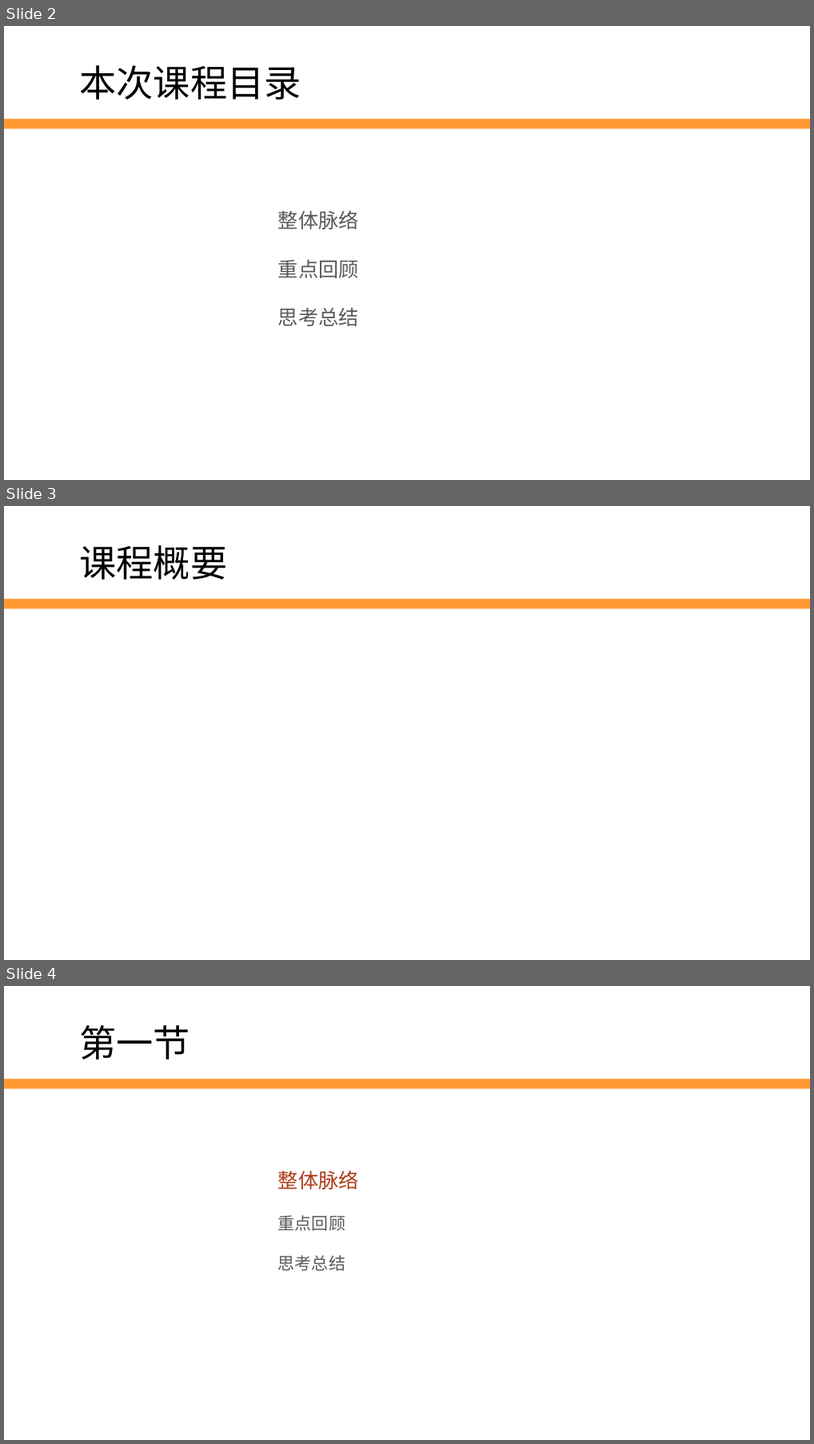
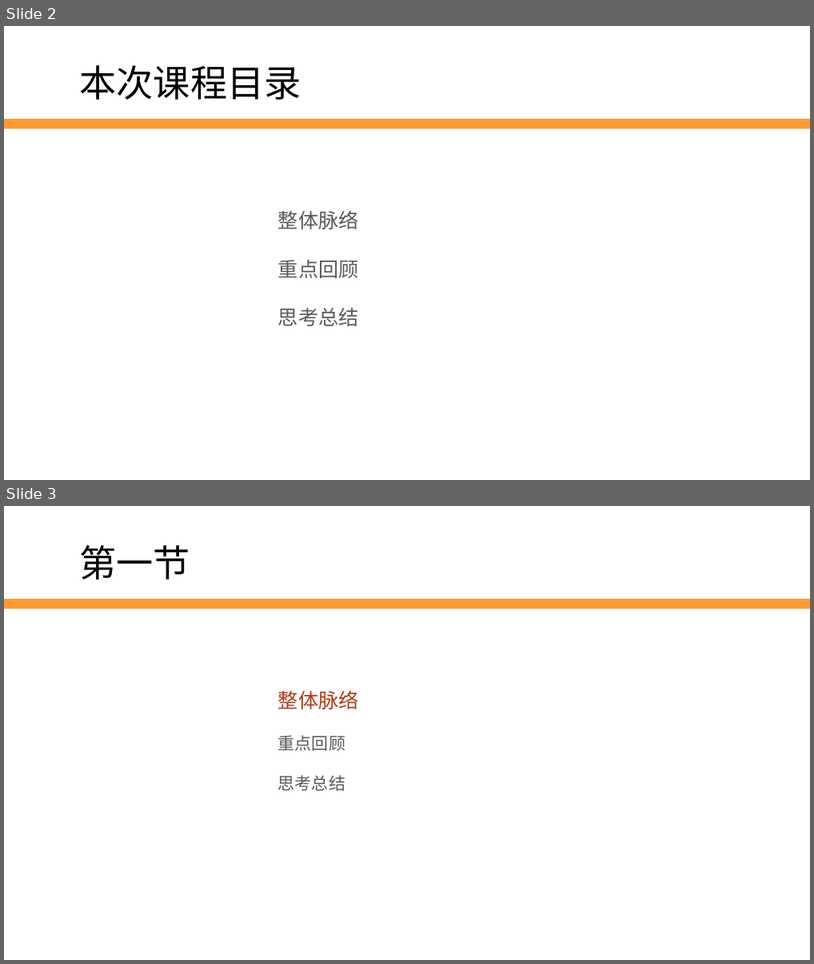
Before and after one commit to edu2act/2017-2018_1st_Wechat_Web_Programming, a slide deck: 课程ppt/第12讲 复习总结.pptx. Shown one above the other, each under a label of ours: slides 2, 3 and 4 before the commit, slides 2 and 3 after it. The pictures are 814x1444 and 814x964 pixels, drawn with LibreOffice and Linux fonts; fonts in the diff are those of the drawing; background and template pictures are left out. Boxes give left, top, right and bottom in pixels: in the first picture for what was removed or moved away, otherwise in the second. Text is boxed around its words. In the diff, an @@ line names an element or a change of style, - is before the commit and + after.

```diff
--- a/课程ppt/第12讲 复习总结.pptx
+++ b/课程ppt/第12讲 复习总结.pptx
@@ slide 3 removed at bbox=[4, 506, 810, 960], background #FFFFFF; not listed: 1 template element that a slide beside it also shows @@
@@ text removed at bbox=[80, 545, 228, 580] @@
-课程概要
@@ what was slide 4 is now slide 3 @@
```
Also in this commit, not shown: 1 slide changed, 1 other file.
